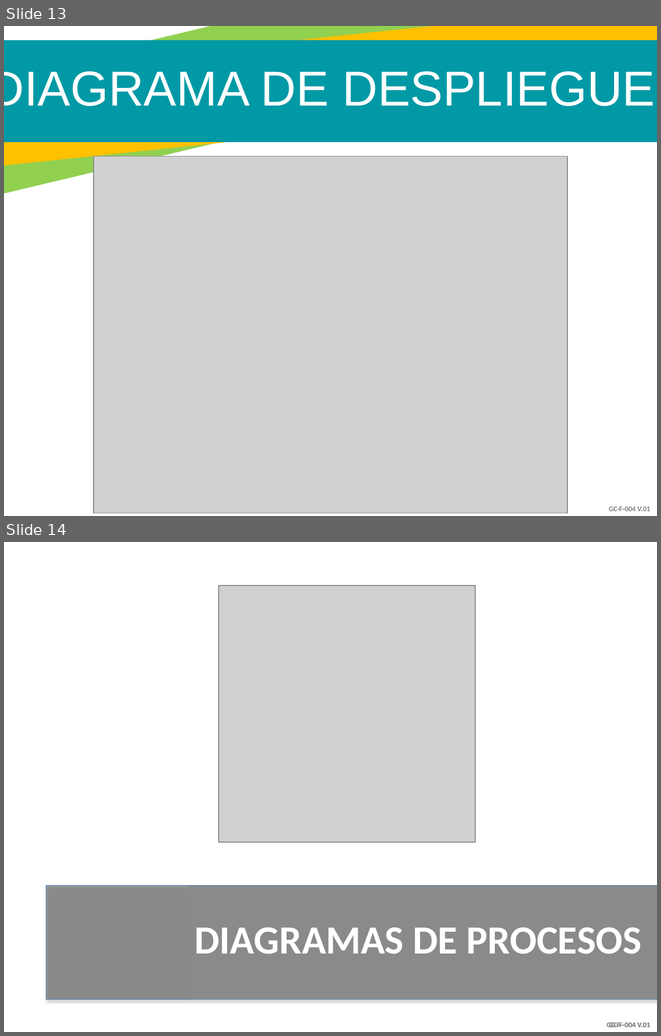
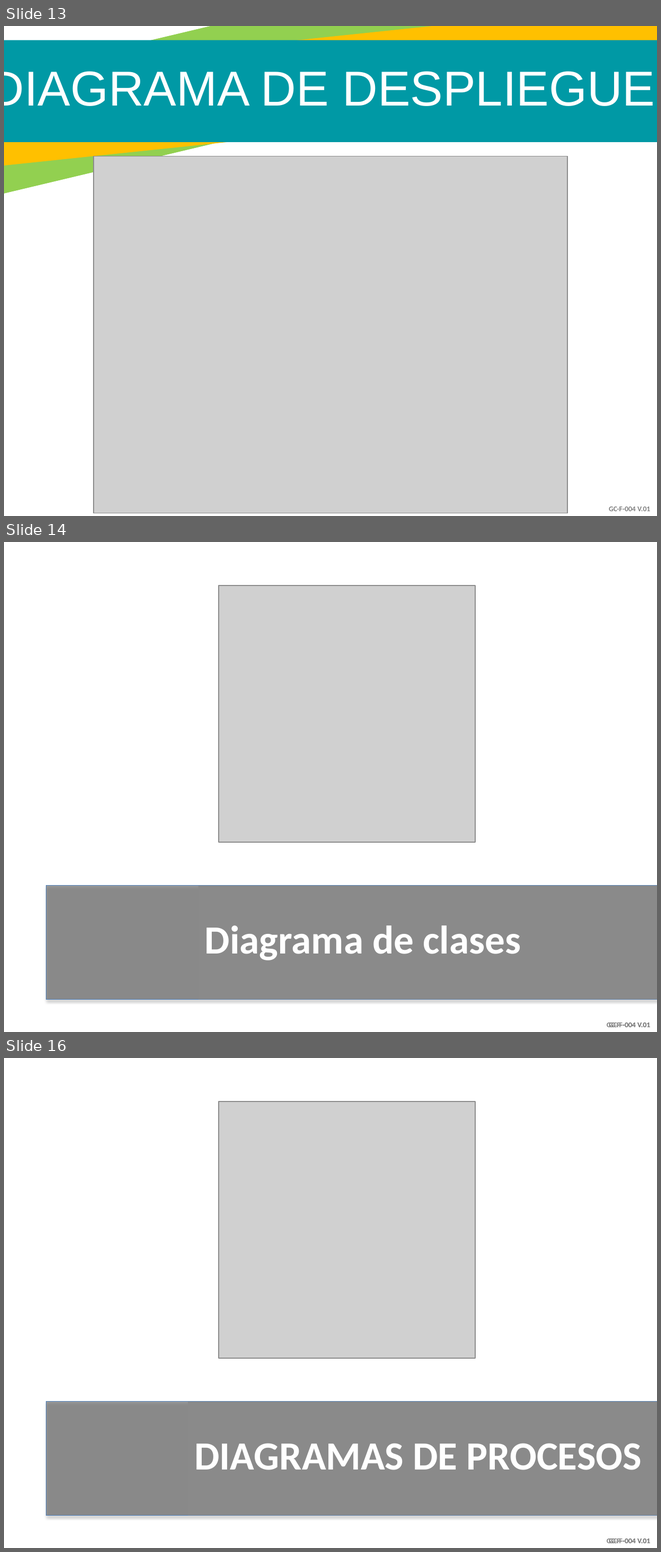
Before and after one commit to Dashell2514/AseoMatic, a slide deck: Documentation/AseoMatic.pptx. Shown one above the other, each under a label of ours: slides 13 and 14 before the commit, slides 13, 14 and 16 after it; the slides between them are not shown. The pictures are 661x1036 and 661x1552 pixels, drawn with LibreOffice and Linux fonts; fonts in the diff are those of the drawing; grey boxes stand for pictures; background and template pictures are left out. Boxes give left, top, right and bottom in pixels: in the first picture for what was removed or moved away, otherwise in the second. Text is boxed around its words. In the diff, an @@ line names an element or a change of style, - is before the commit and + after.

```diff
--- a/Documentation/AseoMatic.pptx
+++ b/Documentation/AseoMatic.pptx
@@ slide 14 added at <box>4,542,657,1032</box>, background #FFFFFF; not listed: 3 template elements that a slide beside it also shows @@
@@ picture added at <box>219,585,476,841</box> @@
@@ title added at <box>199,885,657,999</box>, fill #8A8A8A, 44 pt, text #FFFFFF, bold @@
+Diagrama de clases
@@ what was slide 14 is now slide 16 @@
```
Also in this commit, not shown: 2 other slides added.
